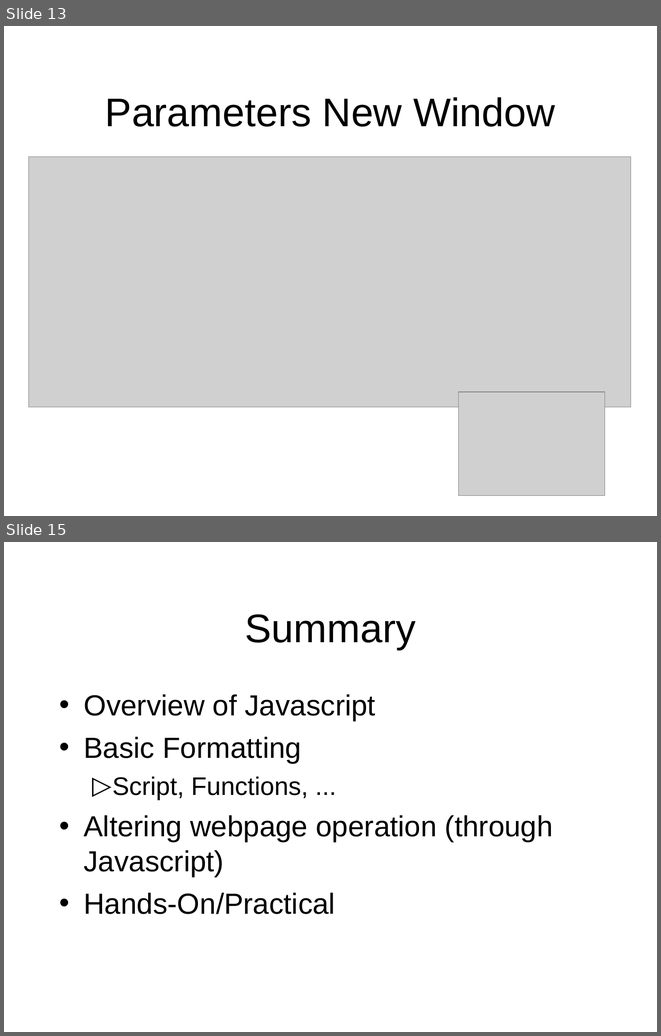
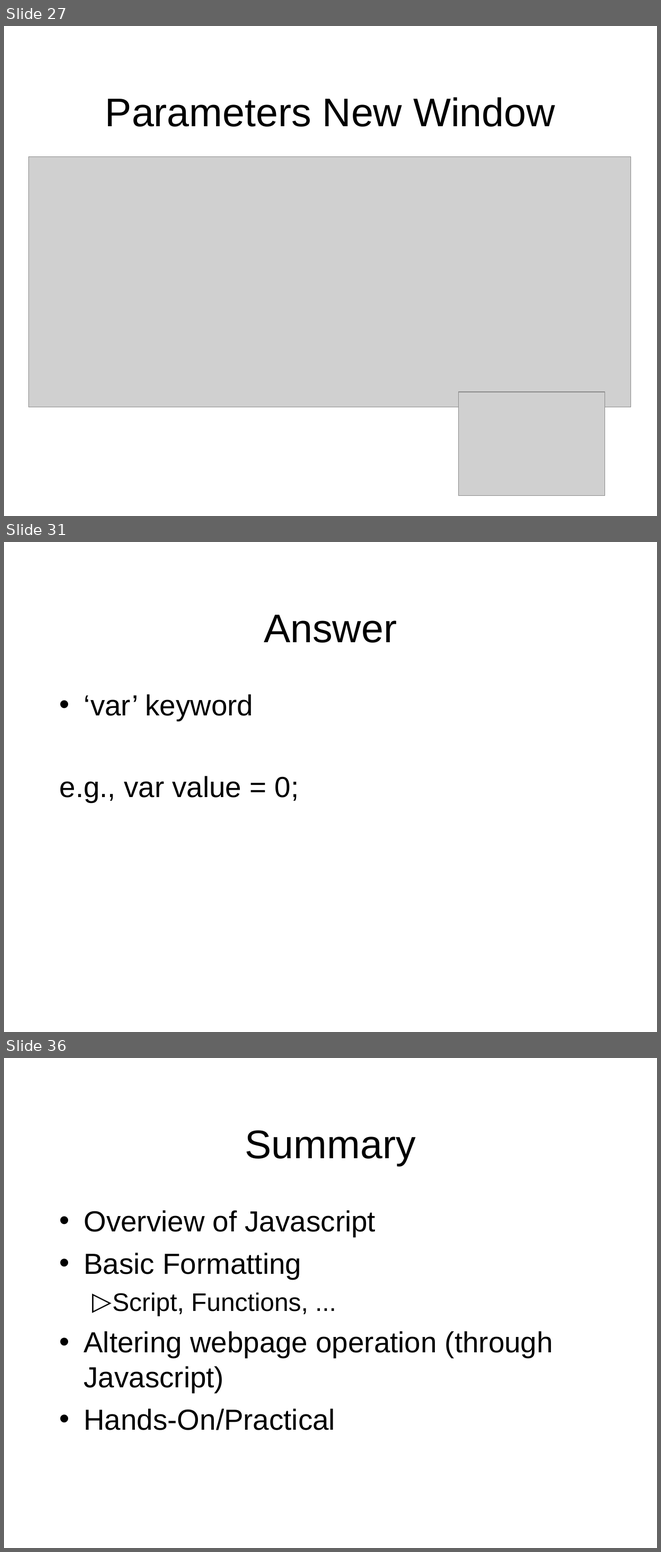
Before and after one commit to octaviordz/zjnu2017.github.io, a slide deck: WAD/lectures/090--Introduction.to.Javascript.pptx. Shown one above the other, each under a label of ours: slides 13 and 15 before the commit, slides 27, 31 and 36 after it; the slides between them are not shown. The pictures are 661x1036 and 661x1552 pixels, drawn with LibreOffice and Linux fonts; fonts in the diff are those of the drawing; grey boxes stand for pictures. Boxes give left, top, right and bottom in pixels: in the first picture for what was removed or moved away, otherwise in the second. Text is boxed around its words. In the diff, an @@ line names an element or a change of style, - is before the commit and + after.

```diff
--- a/WAD/lectures/090--Introduction.to.Javascript.pptx
+++ b/WAD/lectures/090--Introduction.to.Javascript.pptx
@@ slide 31 added at bbox=[4, 542, 657, 1032], background #FFFFFF @@
@@ title added at bbox=[264, 615, 397, 643], 44 pt, text #000000 @@
+Answer
@@ text added at bbox=[60, 694, 299, 802], 32 pt, text #000000 @@
+• ‘var’ keyword
+e.g., var value = 0;
@@ what was slide 13 is now slide 27 @@
@@ what was slide 15 is now slide 36 @@
```
Also in this commit, not shown: 2 slides changed, 22 other slides added.
